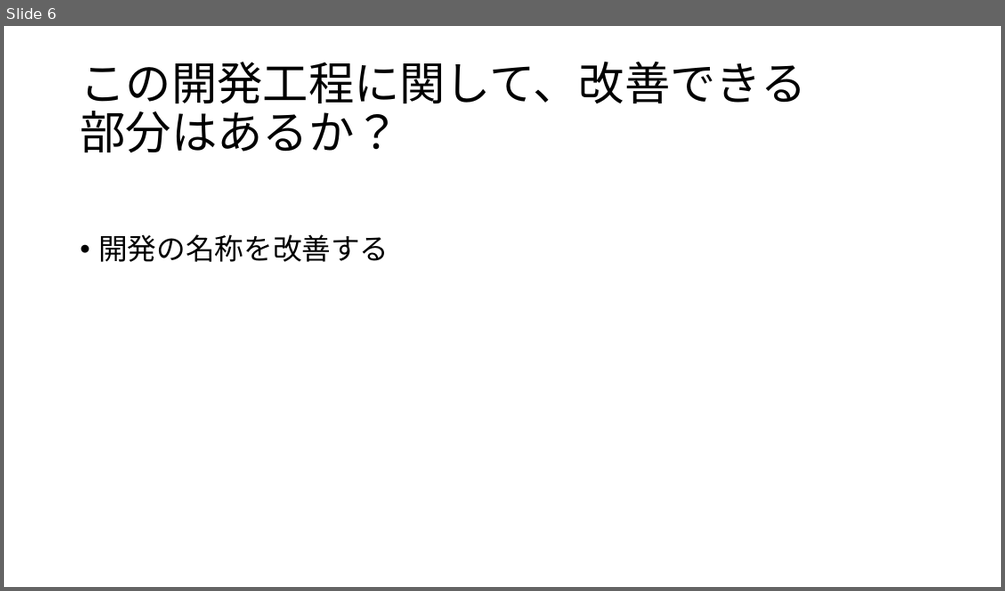
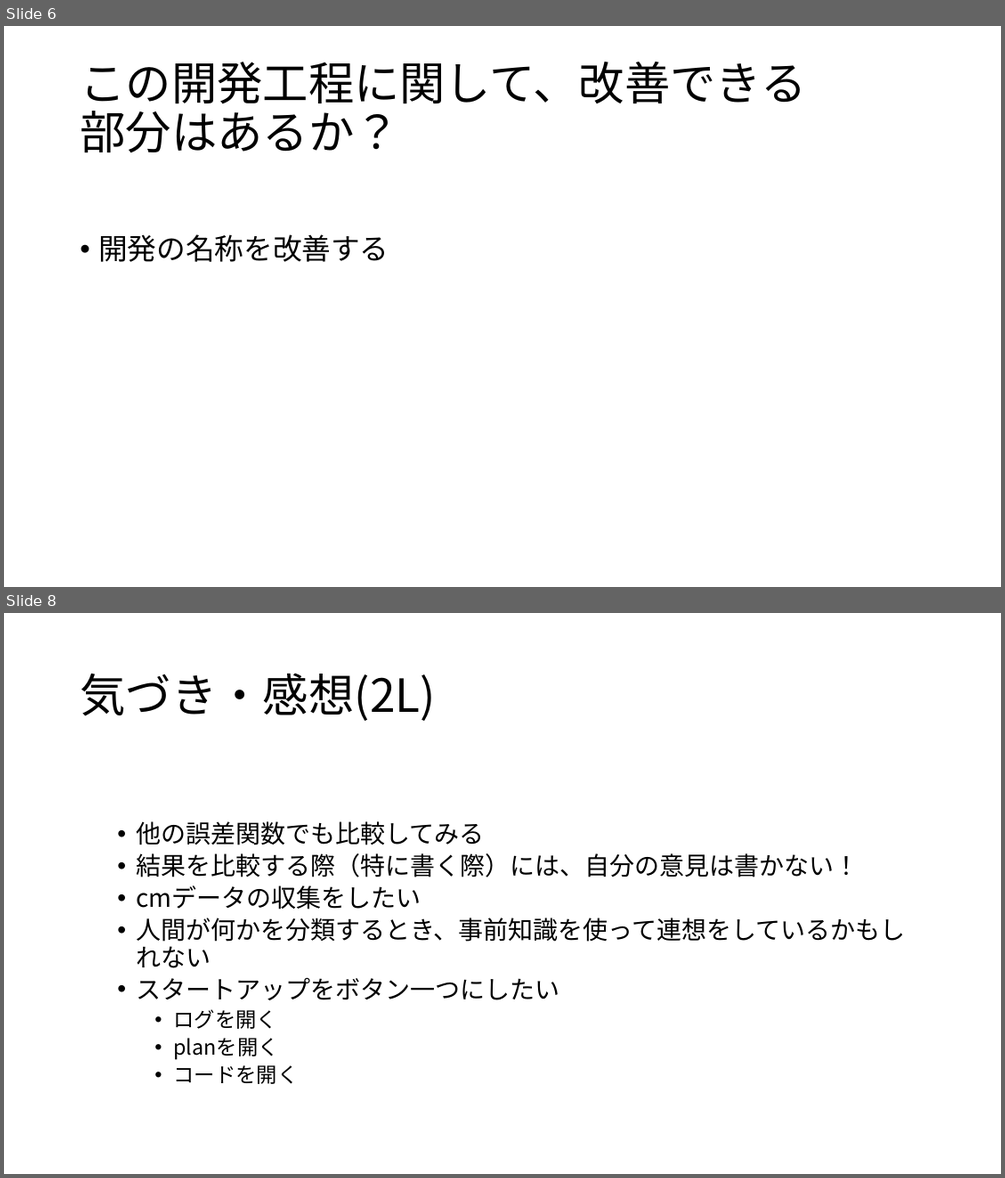
Before and after one commit to s1250103/Public_mori-lab, a slide deck: experiments/3L/Evaluate[3.pptx. Shown one above the other, each under a label of ours: slide 6 before the commit, slides 6 and 8 after it; the slides between them are not shown. The pictures are 1005x591 and 1005x1178 pixels, drawn with LibreOffice and Linux fonts; fonts in the diff are those of the drawing. Boxes give left, top, right and bottom in pixels: in the first picture for what was removed or moved away, otherwise in the second. Text is boxed around its words. In the diff, an @@ line names an element or a change of style, - is before the commit and + after.

```diff
--- a/experiments/3L/Evaluate[3.pptx
+++ b/experiments/3L/Evaluate[3.pptx
@@ slide 8 added at <box>4,613,1001,1174</box>, background #FFFFFF @@
@@ title added at <box>80,673,435,721</box>, 44 pt, text #000000 @@
+気づき・感想(2L)
@@ text added at <box>136,821,905,1084</box>, 24 pt, text #000000 @@
+  • 他の誤差関数でも比較してみる
+  • 結果を比較する際（特に書く際）には、自分の意見は書かない！
+  • cmデータの収集をしたい
+  • 人間が何かを分類するとき、事前知識を使って連想をしているかもしれない
+  • スタートアップをボタン一つにしたい
+    • ログを開く
+    • planを開く
+    • コードを開く
```
Also in this commit, not shown: 1 slide changed, 1 other slide added, 5 other files.
